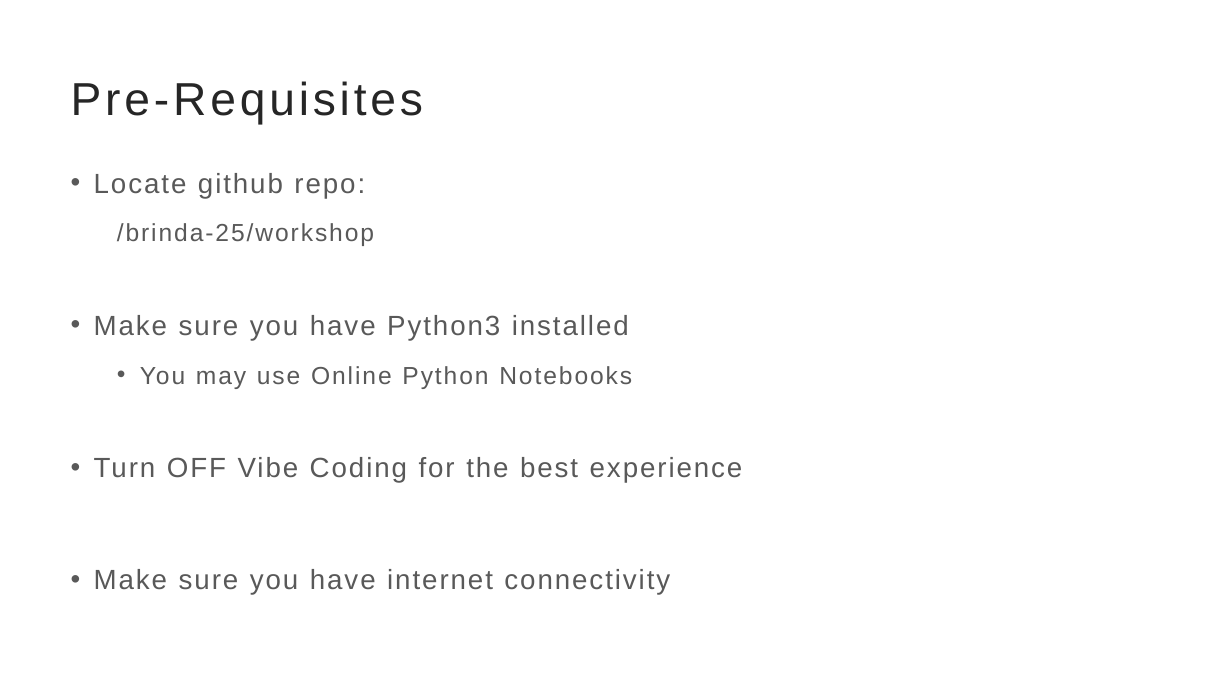
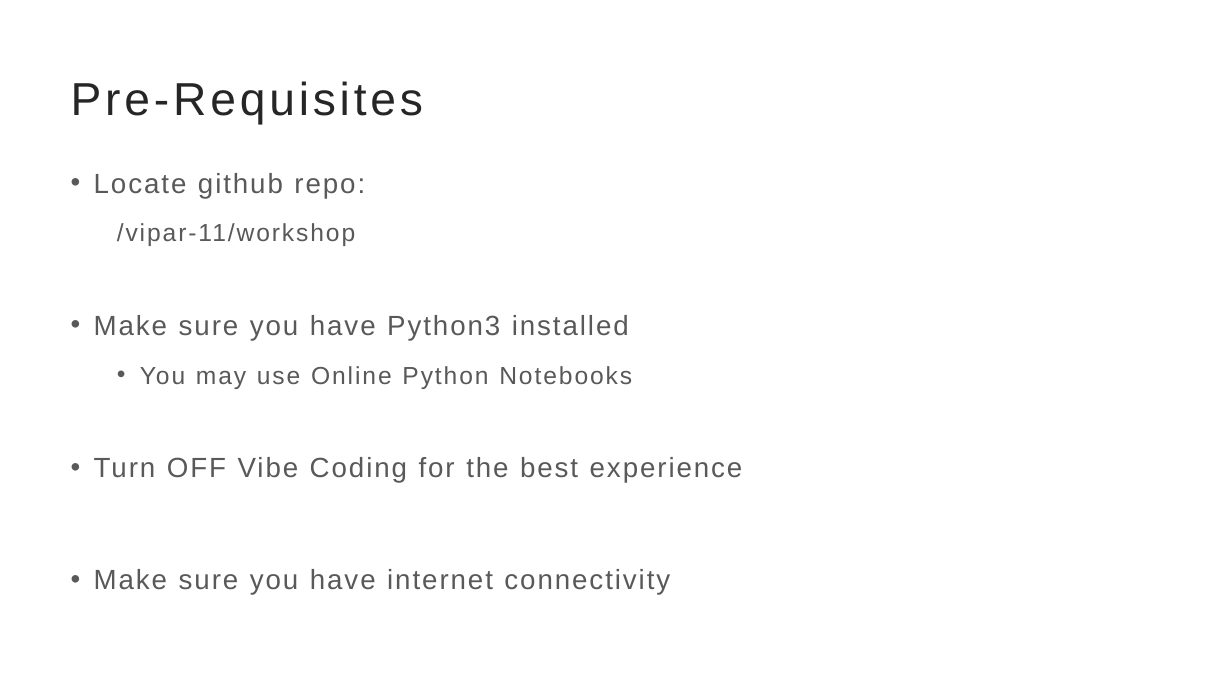
Before and after one commit to brinda-25/workshop, a slide deck: slide 1 of Day1/prerequisites.pptx. Drawn at 1232x693 pixels with LibreOffice and Linux fonts; fonts in the diff are those of the drawing. Boxes give left, top, right and bottom in pixels: in the first picture for what was removed or moved away, otherwise in the second. Text is boxed around its words. In the diff, an @@ line names an element or a change of style, - is before the commit and + after.

```diff
--- a/Day1/prerequisites.pptx
+++ b/Day1/prerequisites.pptx
@@ text at (117,223,356,246): text changed @@
-  /brinda-25/workshop
+  /vipar-11/workshop
```
Also in this commit, not shown: 3 other files.
